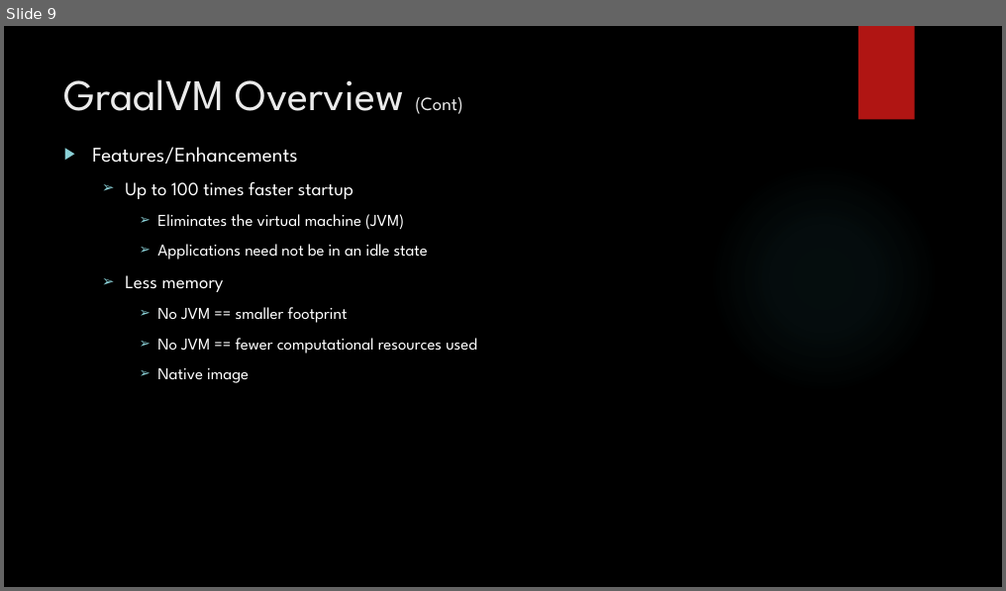
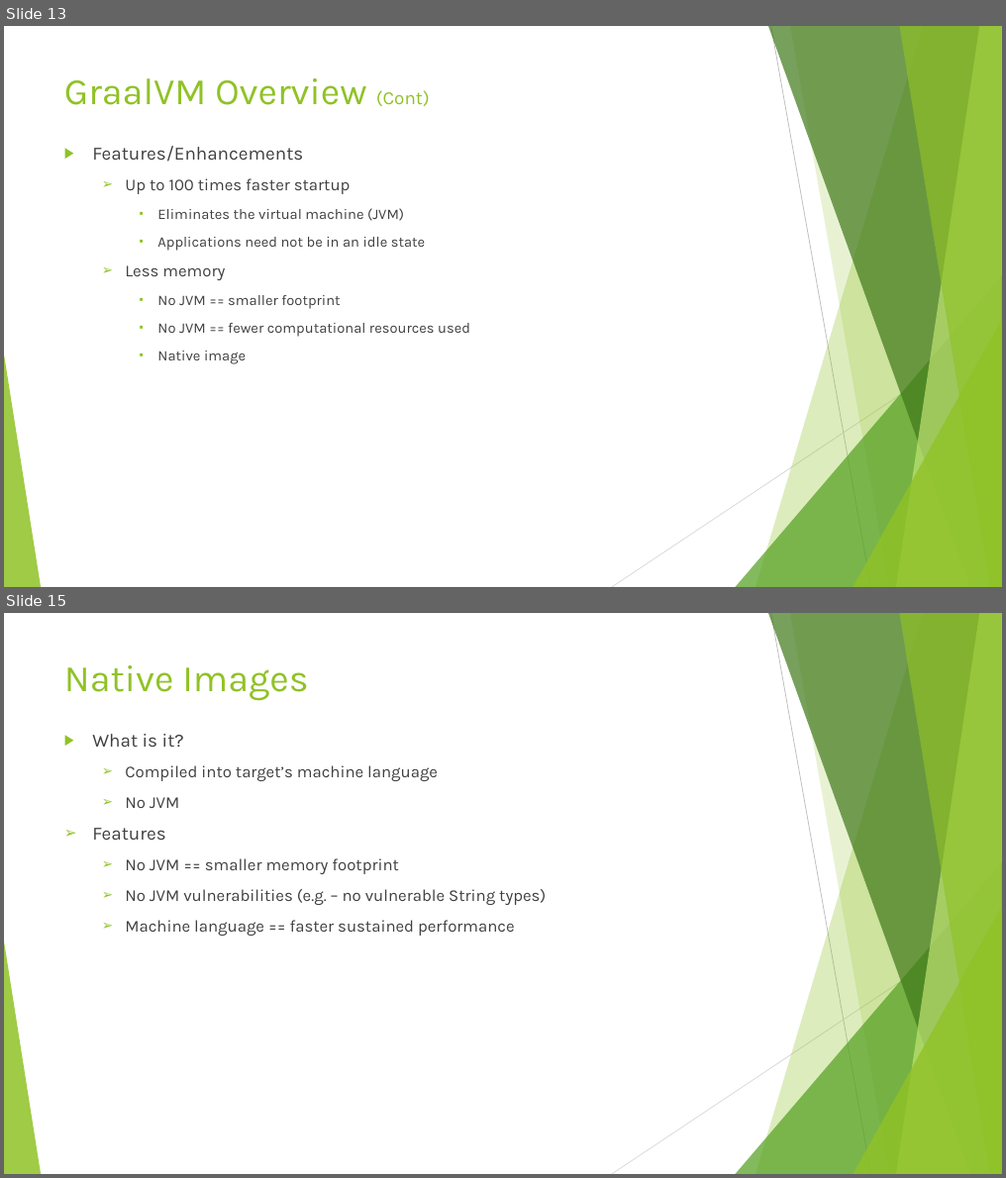
Before and after one commit to Rohan427/Qpid4Graal, a slide deck: doc/reference/GraalVm _Upgrade.pptx. Shown one above the other, each under a label of ours: slide 9 before the commit, slides 13 and 15 after it; the slides between them are not shown. The pictures are 1006x591 and 1006x1178 pixels, drawn with LibreOffice and Linux fonts; fonts in the diff are those of the drawing; background and template pictures are left out. Boxes give left, top, right and bottom in pixels: in the first picture for what was removed or moved away, otherwise in the second. Text is boxed around its words. In the diff, an @@ line names an element or a change of style, - is before the commit and + after.

Commit message:
GraalVM Upgrade PPT v2

```diff
--- a/doc/reference/GraalVm _Upgrade.pptx
+++ b/doc/reference/GraalVm _Upgrade.pptx
@@ slide 15 added at box(4, 613, 1002, 1174), background #FFFFFF; not listed: 10 template elements that a slide beside it also shows @@
@@ title added at box(64, 665, 308, 700), 36 pt, text #90C226 @@
+Native Images
@@ text added at box(92, 734, 546, 936), 16 pt, text #404040 @@
+▶ What is it?
+  ➢ Compiled into target’s machine language
+  ➢ No JVM
+➢ Features
+  ➢ No JVM == smaller memory footprint
+  ➢ No JVM vulnerabilities (e.g. – no vulnerable String types)
+  ➢ Machine language == faster sustained performance
@@ what was slide 9 is now slide 13 @@
@@ slide 13 changed as well @@
@@ background picture (left out) to #FFFFFF @@
@@ rectangle removed at box(858, 26, 915, 120) @@
@@ title "GraalVM Overview (Cont)" at box(64, 78, 430, 106): size 42 to 36 pt in "GraalVM Overview"; font League Spartan to Karla, text colour #EBEBEB to #90C226 @@
@@ text "Features/Enhancements" at box(92, 146, 470, 365): size 20 to 18 pt in "Features/Enhancements"; font League Spartan to Karla, text colour #FFFFFF to #404040; size 18 to 16 pt in "Up to 100 times faster startup", "Less memory"; size 16 to 14 pt in "Eliminates the virtual machine (JVM)", "Applications need not be in an idle ...", "No JVM == smaller footprint", "No JVM == fewer computational resources used" and 1 more places; bullet colour #8AD0D6 to #90C226; bullet ➢ to ▪ @@
@@ ellipse removed at box(709, 163, 939, 393) @@
@@ group added at box(4, 26, 1002, 587): 5 freeform shapes, 3 triangles, 2 lines @@
```
Also in this commit, not shown: 9 other slides changed, 12 other slides added.
